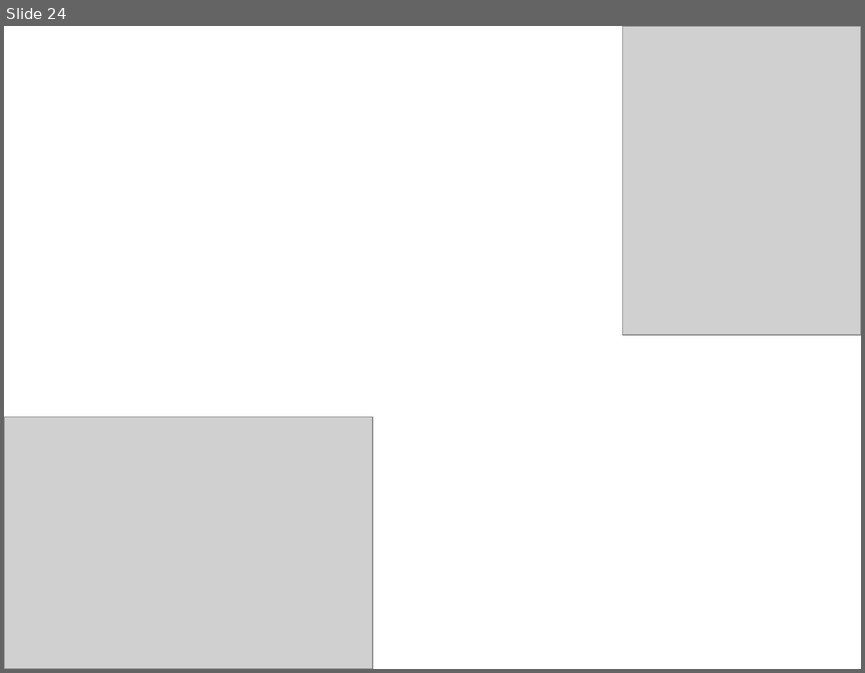
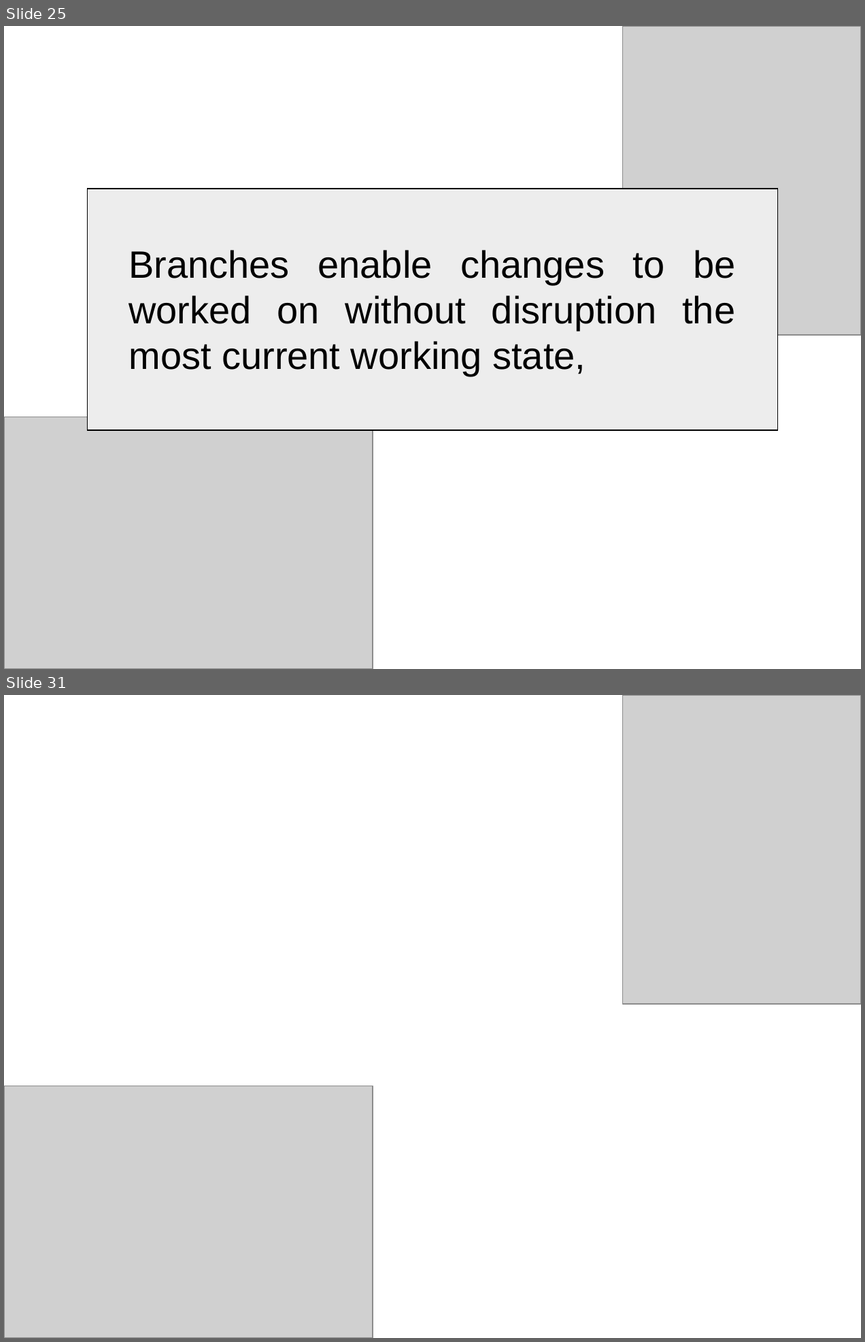
Before and after one commit to NCKU-BDA-2020/TA_Git_GitHub, a slide deck: TA_Class_III.pptx. Shown one above the other, each under a label of ours: slide 24 before the commit, slides 25 and 31 after it; the slides between them are not shown. The pictures are 865x673 and 865x1342 pixels, drawn with LibreOffice and Linux fonts; fonts in the diff are those of the drawing; grey boxes stand for pictures. Boxes give left, top, right and bottom in pixels: in the first picture for what was removed or moved away, otherwise in the second. Text is boxed around its words. In the diff, an @@ line names an element or a change of style, - is before the commit and + after.

```diff
--- a/TA_Class_III.pptx
+++ b/TA_Class_III.pptx
@@ slide 25 added at box(4, 26, 861, 669), background #FFFFFF @@
@@ picture added at box(623, 26, 861, 335) @@
@@ rectangle added at box(87, 189, 778, 431), fill #EDEDED, outline #000000 1 pt @@
@@ text added at box(128, 250, 735, 376), 32 pt, text #000000 @@
+Branches enable changes to be worked on without disruption the most current working state,
@@ picture added at box(4, 417, 373, 669) @@
@@ what was slide 24 is now slide 31 @@
```
Also in this commit, not shown: 11 slides changed, 14 other slides added.
